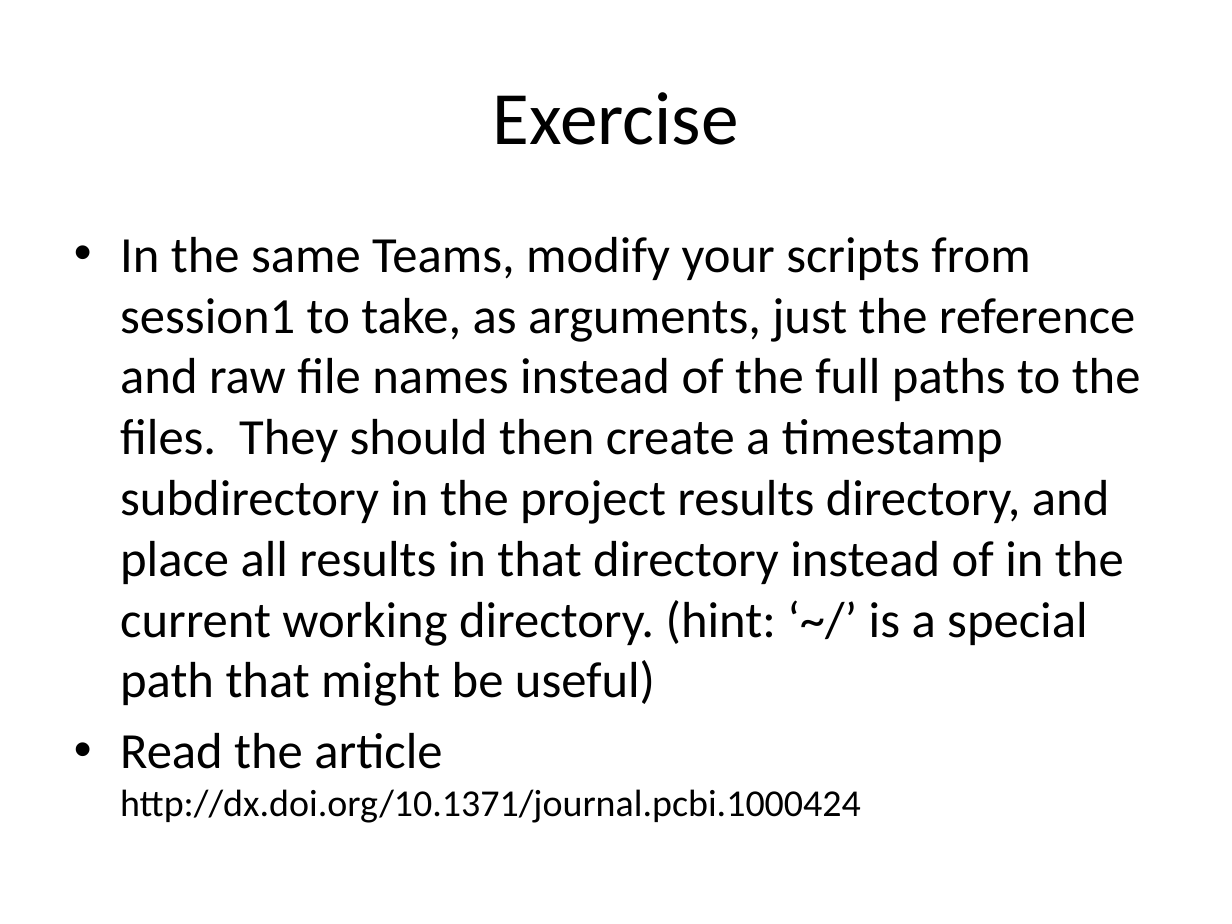
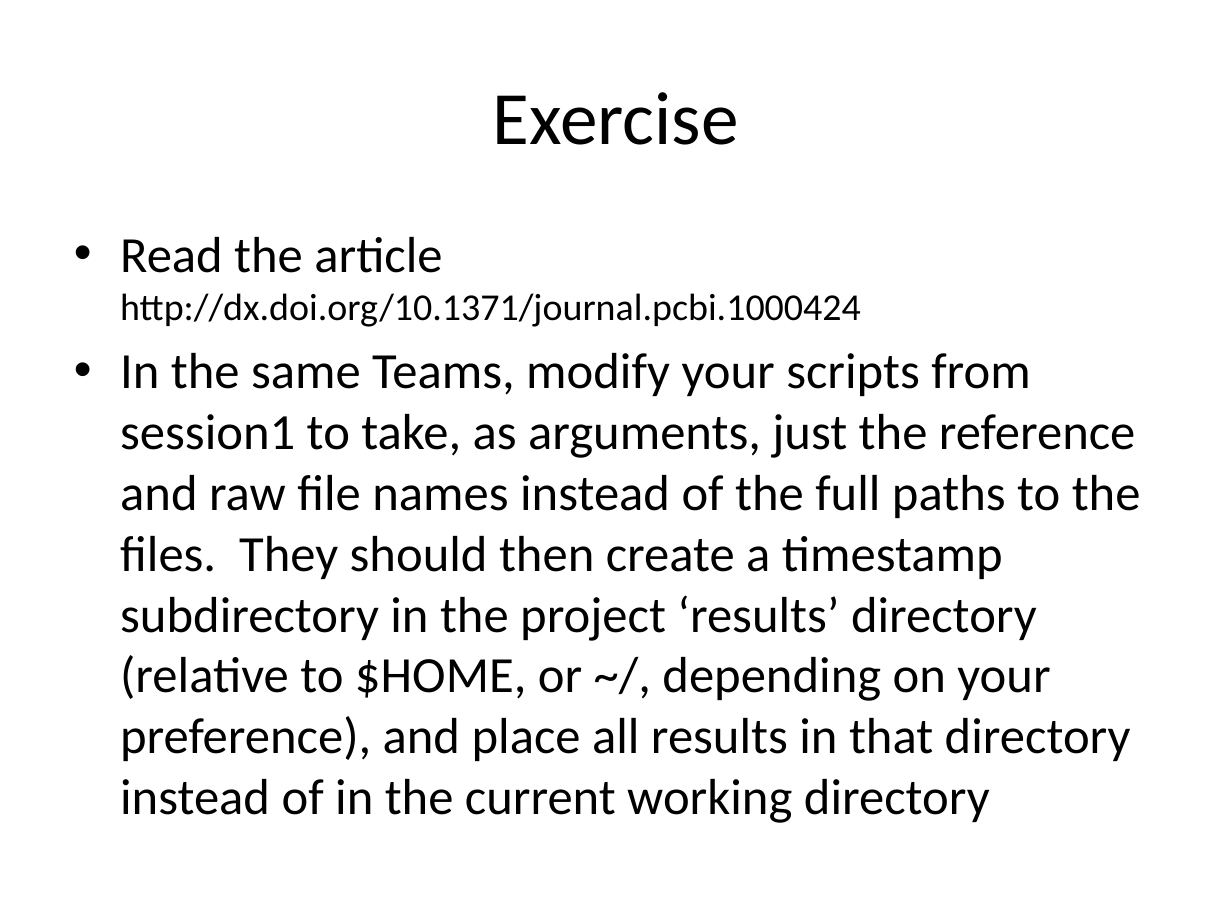
Before and after one commit to naturalis/arangs, a slide deck: slide 6 of doc/slides/day2/session2/ProjectOrg.pptx. Drawn at 1232x924 pixels with LibreOffice and Linux fonts; fonts in the diff are those of the drawing. Boxes give left, top, right and bottom in pixels: in the first picture for what was removed or moved away, otherwise in the second. Text is boxed around its words. In the diff, an @@ line names an element or a change of style, - is before the commit and + after.

Commit message:
slight tweaks to exercies, and the template bash script

```diff
--- a/doc/slides/day2/session2/ProjectOrg.pptx
+++ b/doc/slides/day2/session2/ProjectOrg.pptx
@@ text at [120, 237, 1141, 706]: paragraph removed @@
-• In the same Teams, modify your scripts from session1 to take, as arguments, just the reference and raw file names instead of the full paths to the files. They should then create a timestamp subdirectory in the project results directory, and place all results in that directory instead of in the current working directory. (hint: ‘~/’ is a special path that might be useful)
@@ text at [120, 353, 1141, 823]: paragraph added @@
+• In the same Teams, modify your scripts from session1 to take, as arguments, just the reference and raw file names instead of the full paths to the files. They should then create a timestamp subdirectory in the project ‘results’ directory (relative to $HOME, or ~/, depending on your preference), and place all results in that directory instead of in the current working directory
```
Also in this commit, not shown: 1 other slide changed, 4 other files.
